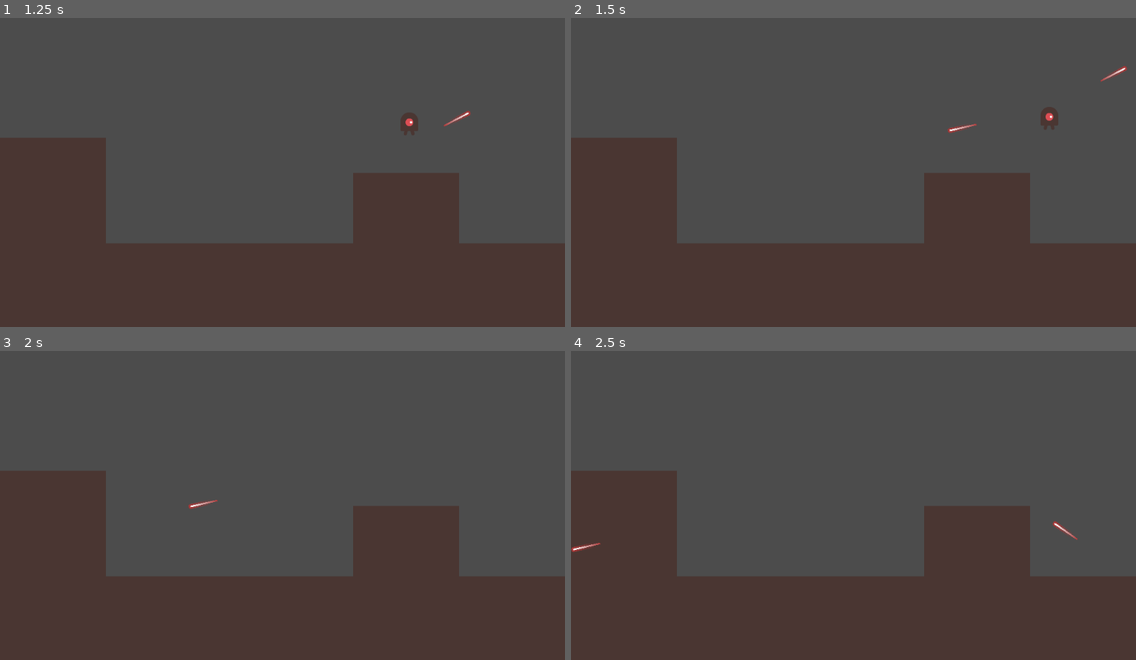
Above: before the commit, frames 1-4 (two rows, left to right).
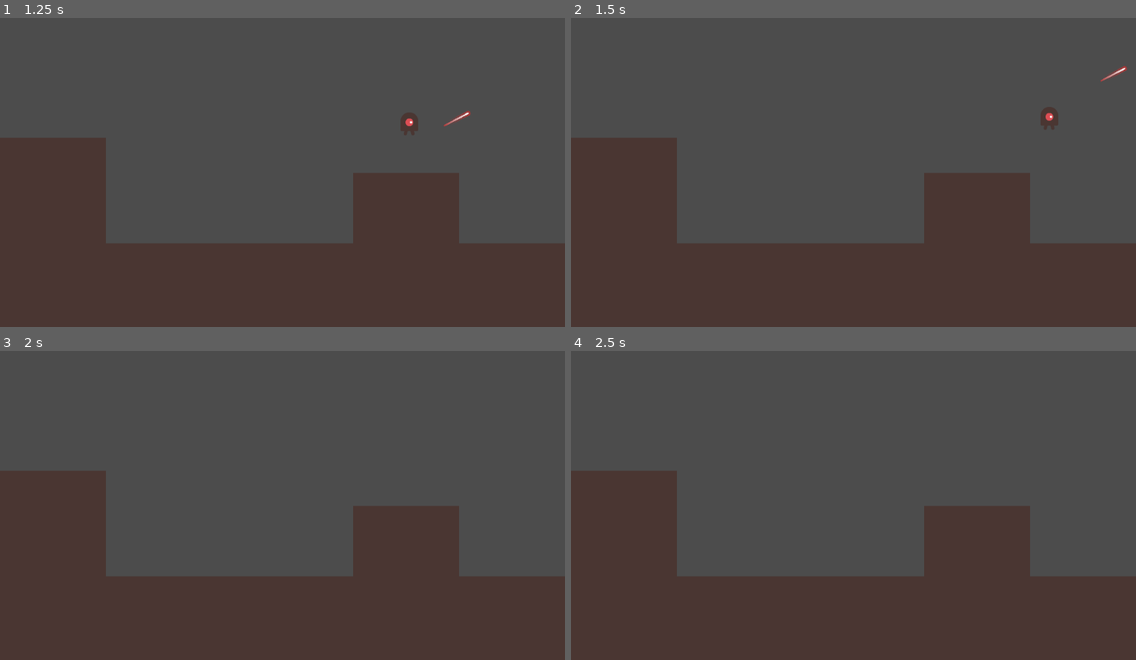
Above: after the commit, the same moments.

Repository: ben-gillott/crossbolt
Game: Godot game, scene res://Scenes/Main.tscn
The game is run twice, just before and just after one commit, with the same random seed, the same clock (stepped at 60 frames per second) and the same inputs.
Inputs (mouse positions are in pixels of both pictures, inside the frame that each line leads up to):
- Up to frame 1 (1.25 s): move the mouse to (406, 144) at 0.52 s; hold D (right) from 0.53 s (still down); click (406, 144) at 0.6 s; tap Space (jump) at 0.77 s
- Up to frame 2 (1.5 s): keep holding D (right); move the mouse to (740, 178) at 1.27 s; click (740, 178) at 1.35 s
- Up to frame 3 (2 s): keep holding D (right); tap Space (jump) at 1.52 s
- Up to frame 4 (2.5 s): move the mouse to (910, 422) at 2.02 s; release D (right) at 2.03 s; hold A (left) from 2.03 s (still down); click (910, 422) at 2.1 s

Frame 1 is identical in both runs. In frame 2, less than 0.1% of the frame differs, in the area x 66-72%, y 34-38%; in frame 3, less than 0.1%; in frame 4, 0.1%, in the area x 0-90%, y 55-66%.
Error before the commit: Attempt to call function '_endOfTheGame' in base 'null instance' on a null instance. (res://Scripts/Player.gd:48)
Error after the commit: Attempt to call function '_endOfTheGame' in base 'null instance' on a null instance. (res://Scripts/Player.gd:91)

Commit message:
Reloading

Diff:
--- a/Scripts/Player.gd
+++ b/Scripts/Player.gd
@@ -7,15 +7,23 @@
 export (int) var JUMP_GRAVITY = 1200
 export (float, 0, 1.0) var FRICTION = 0.3
 export (float, 0, 1.0) var ACCELERATION = 0.70
+enum moveState {IN_AIR, MOVING, IDLE}
+var velocity = Vector2.ZERO
+var loaded: bool = true
 
 #FIRING VARIABLES
-export (float, 0, 1.0) var RELOAD_SLOW_FACTOR = 0.8
-export (int) var RELOAD_TIME = 2000 #ms
+export (float, 0, 1.0) var RELOAD_MOVEMENT_SLOW = 0.8
+export var FIRE_DURATION = .3 #secs
 
-var velocity = Vector2.ZERO
 var boltScene = preload("res://Scenes/Bolt.tscn")
+enum ACTIONS {FIRING, MELEEING, RELOADING, IDLE}
+var actionState = ACTIONS.IDLE
+export var RELOAD_TIME = .6 #secs
+var reloadTimer = 0
 
-func get_input():
+
+
+func get_input(delta):
 	var dir = 0
 	if Input.is_action_pressed("right"):
 		dir += 1
@@ -26,18 +34,53 @@
 	else:
 		velocity.x = lerp(velocity.x, 0, FRICTION)
 
-	#Shooting:
+
 	if Input.is_action_just_pressed("fire"):
-		shoot()
+		if actionState == ACTIONS.FIRING: #Cant fire while firing
+			print("Cant fire while firing")
+		elif loaded:
+			shoot()
+		else:
+			melee()
+	elif Input.is_action_pressed("reload"):
+		if loaded:
+			print("already loaded")
+		elif actionState == ACTIONS.FIRING or actionState == ACTIONS.MELEEING:
+			print("fire while reloading - reload interrupted")
+			reloadTimer = 0
+		elif actionState == ACTIONS.IDLE:
+			print("starting reload")
+			actionState = ACTIONS.RELOADING
+			reloadTimer = 0
+		elif actionState == ACTIONS.RELOADING:
+			print("Reloading, at ", reloadTimer, " ms")
+			reloadTimer += delta
+			if reloadTimer >= RELOAD_TIME:
+				loaded = true
+				print("Reloaded!")
+				actionState = ACTIONS.IDLE
+	elif (not Input.is_action_pressed("reload")) and (actionState == ACTIONS.RELOADING):
+		print("reload released early")
+		actionState = ACTIONS.IDLE;
+		reloadTimer = 0
 
 func shoot():
+	actionState = ACTIONS.FIRING
+	print("Firing")
 	var bolt = boltScene.instance()
 	bolt.position = $BoltStart.global_position
 	owner.add_child(bolt) #adds bolt to the world instead of the player
+	yield(get_tree().create_timer(FIRE_DURATION), "timeout")
+	loaded = false
+	actionState = ACTIONS.IDLE
 
+func melee():
+	actionState = ACTIONS.MELEEING
+	print("Melee attack - *wham*")
+	actionState = ACTIONS.IDLE
 
 func _physics_process(delta):
-	get_input()
+	get_input(delta)
 	velocity.y += JUMP_GRAVITY * delta
 	velocity = move_and_slide(velocity, Vector2.UP)
 	if Input.is_action_just_pressed("jump"):
